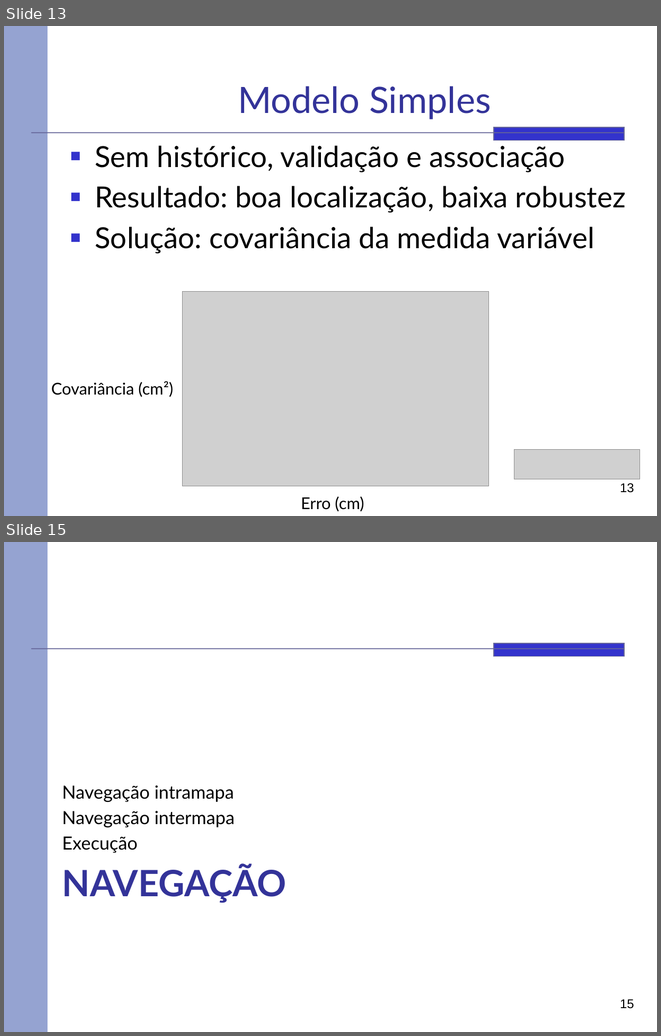
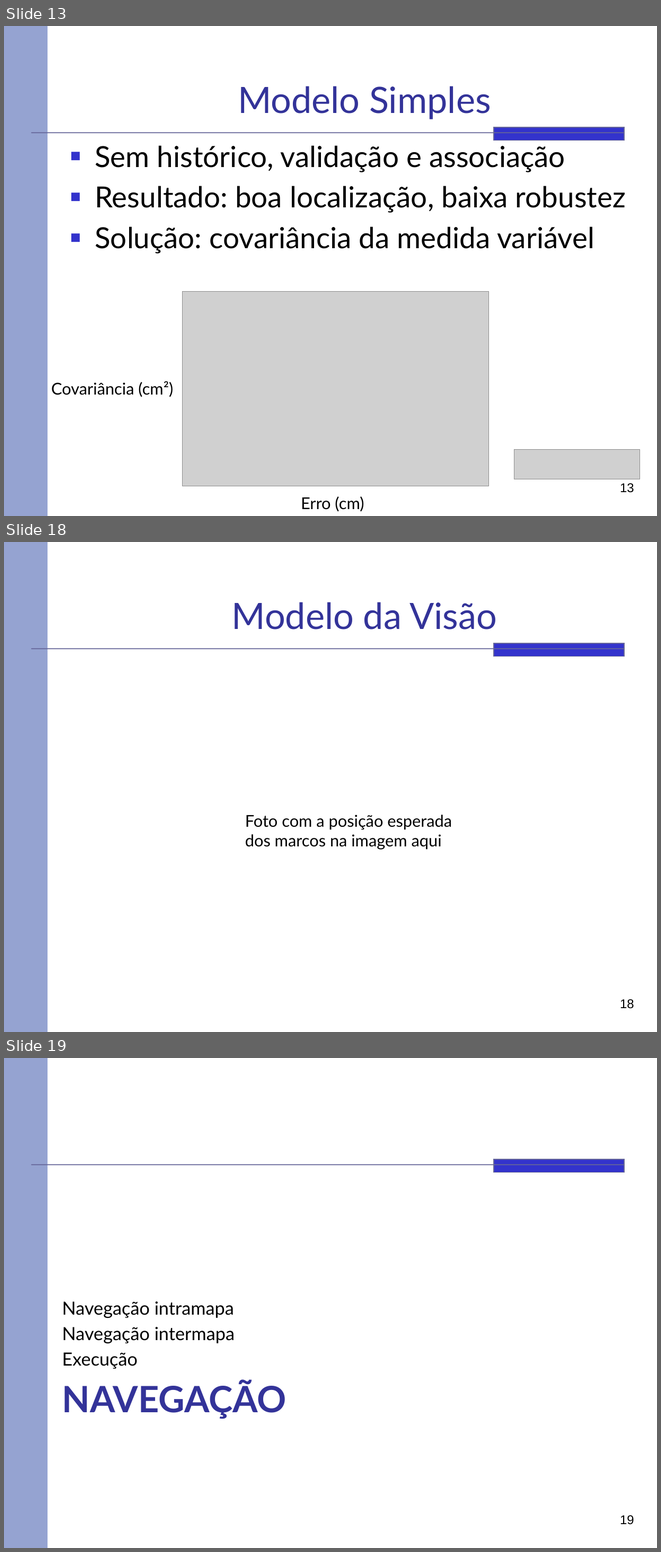
Before and after one commit to rafaelhdr/tccsauron, a slide deck: docs/ModSilva.pptx. Shown one above the other, each under a label of ours: slides 13 and 15 before the commit, slides 13, 18 and 19 after it; the slides between them are not shown. The pictures are 661x1036 and 661x1552 pixels, drawn with LibreOffice and Linux fonts; fonts in the diff are those of the drawing; grey boxes stand for pictures. Boxes give left, top, right and bottom in pixels: in the first picture for what was removed or moved away, otherwise in the second. Text is boxed around its words. In the diff, an @@ line names an element or a change of style, - is before the commit and + after.

```diff
--- a/docs/ModSilva.pptx
+++ b/docs/ModSilva.pptx
@@ slide 18 added at (4,542,657,1032), background #FFFFFF; not listed: 3 template elements that a slide beside it also shows @@
@@ title added at (232,602,497,629), 40 pt, text #333399 @@
+Modelo da Visão
@@ text added at (245,814,452,849), 18 pt, text #000000 @@
+Foto com a posição esperada dos marcos na imagem aqui
@@ page number added at (620,999,634,1008), 14 pt, text #000000 @@
+18
@@ what was slide 15 is now slide 19 @@
@@ page number at (620,1515,634,1524): text changed @@
-15
+19
```
Also in this commit, not shown: 1 slide changed, 3 other slides added.
